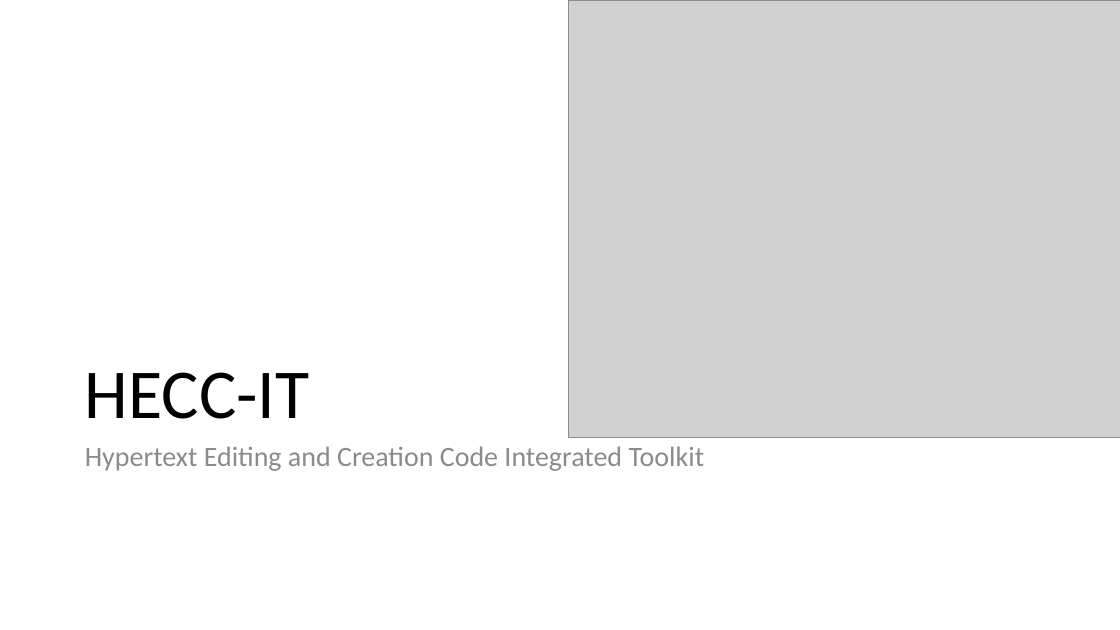
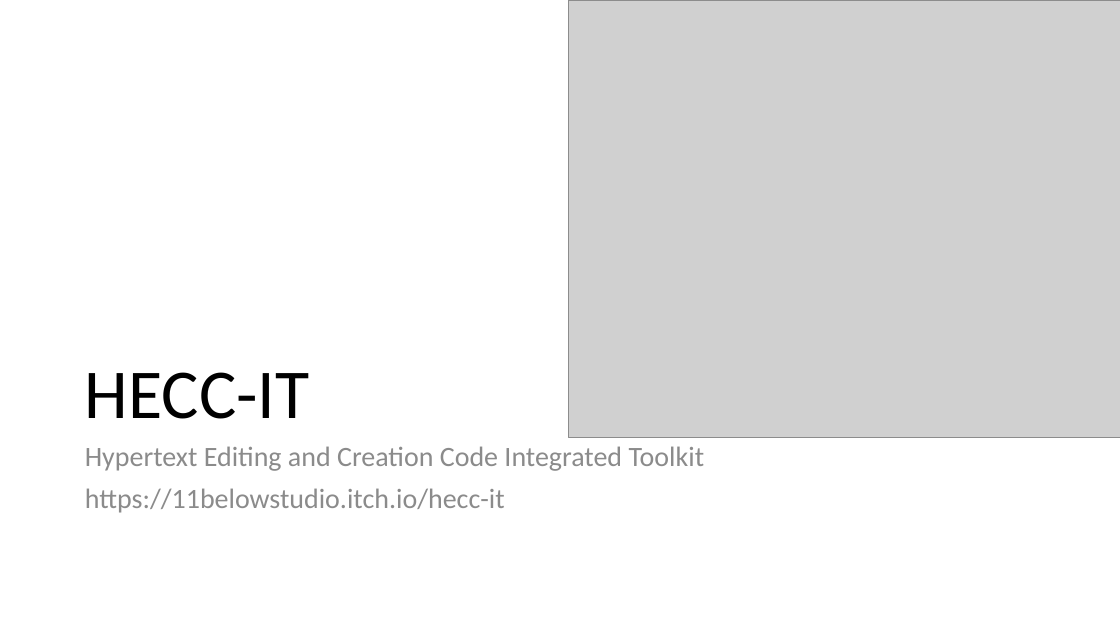
Before and after one commit to 11BelowStudio/HECC-IT, a slide deck: slide 4 of Reports n such/PDO presentation.pptx. Drawn at 1120x630 pixels with LibreOffice and Linux fonts; fonts in the diff are those of the drawing; grey boxes stand for pictures. Boxes give left, top, right and bottom in pixels: in the first picture for what was removed or moved away, otherwise in the second. Text is boxed around its words. In the diff, an @@ line names an element or a change of style, - is before the commit and + after.

Commit message:
Finished writing the presentation itself. Time to prepare the demonstration .hecc files.

```diff
--- a/Reports n such/PDO presentation.pptx
+++ b/Reports n such/PDO presentation.pptx
@@ text at box(85, 488, 505, 513): paragraph added @@
+https://11belowstudio.itch.io/hecc-it
```
Also in this commit, not shown: 5 other slides changed, 12 slides added, 7 other files.
